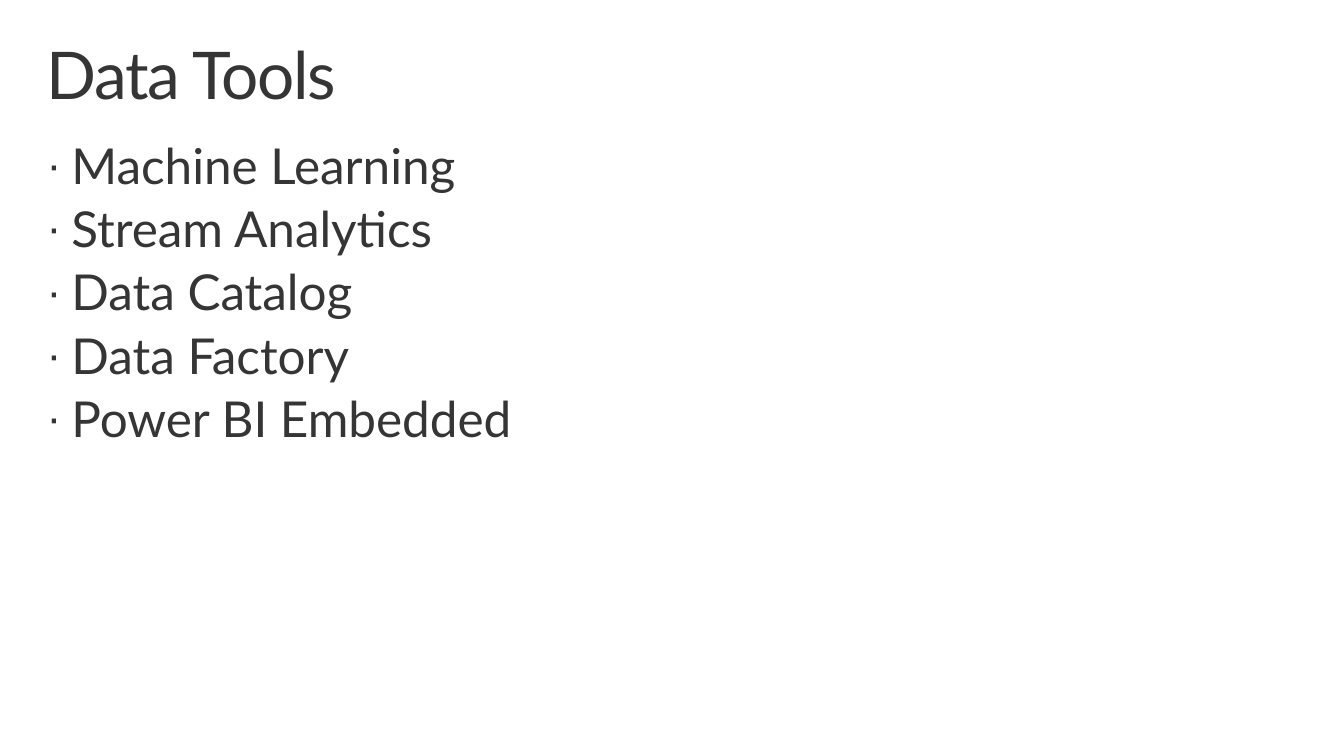
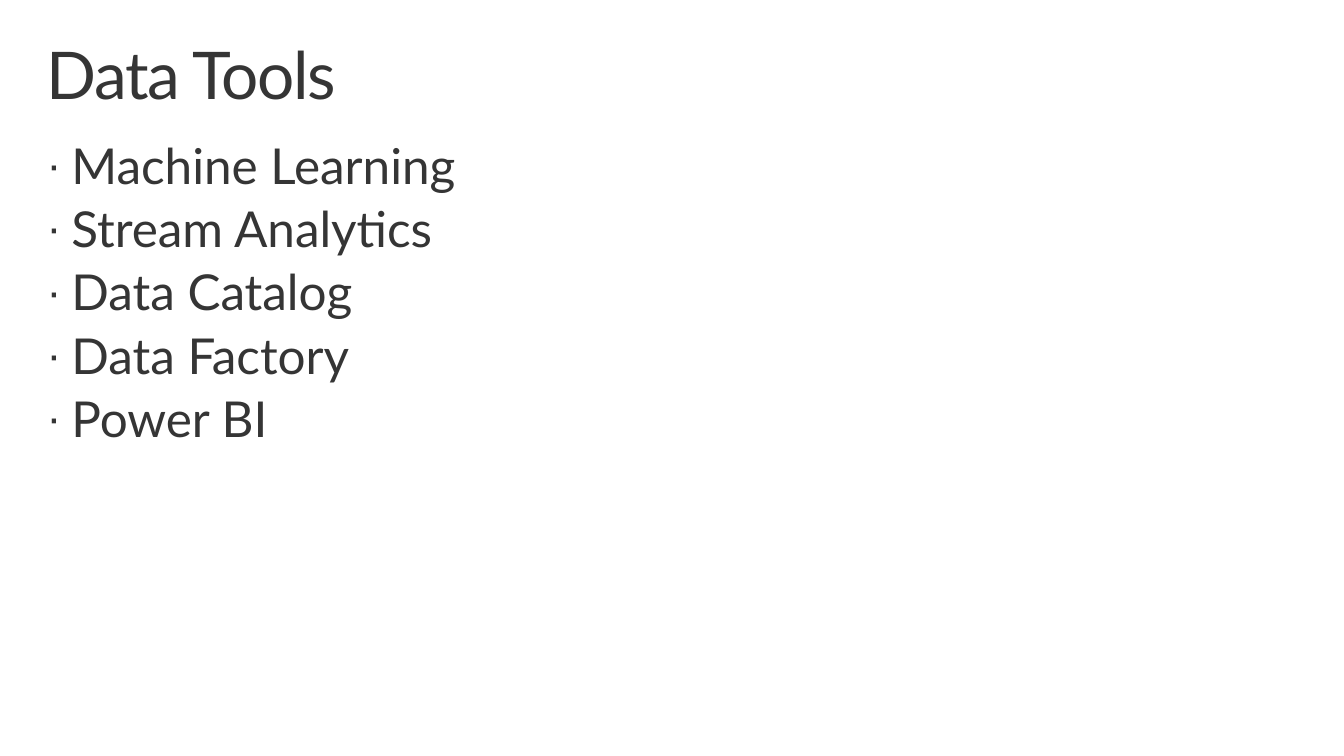
Before and after one commit to shawnweisfeld/20170614_AzureDW, a slide deck: slide 11 of Intro to Azure SQL Data Warehouse.pptx. Drawn at 1344x756 pixels with LibreOffice and Linux fonts; fonts in the diff are those of the drawing; background and template pictures are left out. Boxes give left, top, right and bottom in pixels: in the first picture for what was removed or moved away, otherwise in the second. Text is boxed around its words. In the diff, an @@ line names an element or a change of style, - is before the commit and + after.

Commit message:
fixed spelling error

```diff
--- a/Intro to Azure SQL Data Warehouse.pptx
+++ b/Intro to Azure SQL Data Warehouse.pptx
@@ text at (71, 401, 268, 438): text changed @@
-· Power BI Embedded
+· Power BI
```
Also in this commit, not shown: 3 other slides changed.
